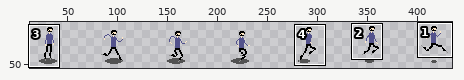
Edited in one commit: sprite sheet (Project/Content/Sprites/Player/player.png). The picture above shows the old version from afar; the outline marks the close-up.
Close-up. Before the commit:
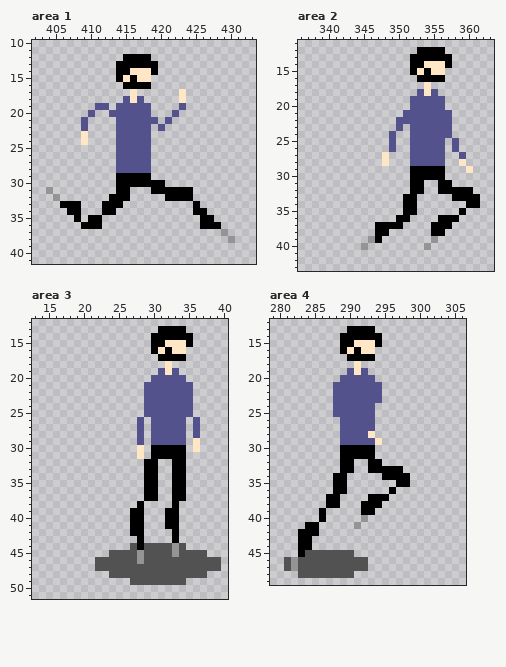
The file is 448x64 pixels. Shown: area 1: x 402..433, y 10..41; area 2: x 336..363, y 11..43; area 3: x 13..40, y 12..51; area 4: x 279..306, y 12..49. The wide view leaves out empty margins. The commit also changed other parts of the picture, which this record leaves out.
The same view after the edit:
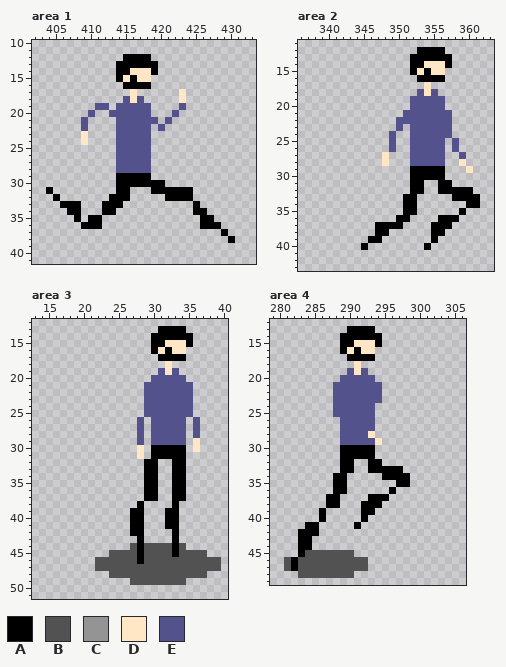
Palette (. is transparent): A #000000  B #525252  C #949494  D #ffe7c5  E #53528c
The exact change:
Area 1:
y 31: x 404 C -> A
y 32: x 405 C -> A
y 37: x 429 C -> A
y 38: x 430 C -> A
Area 2:
y 39: x 346 C -> A; x 355 C -> A
y 40: x 345 C -> A; x 354 C -> A
Area 3:
y 44: x 33 C -> A
y 45: x 28 C -> A; x 33 C -> A
y 46: x 28 C -> A
Area 4:
y 40: x 292 C -> A
y 41: x 291 C -> A
y 46..47: x 282 C -> A
Pixel boxes of the changes (left, top, right, bottom) in both close-ups:
changed: (46, 187, 60, 201)
changed: (221, 229, 235, 243)
changed: (361, 236, 375, 250)
changed: (424, 236, 438, 250)
changed: (137, 543, 179, 564)
changed: (354, 515, 368, 529)
changed: (291, 557, 298, 571)
